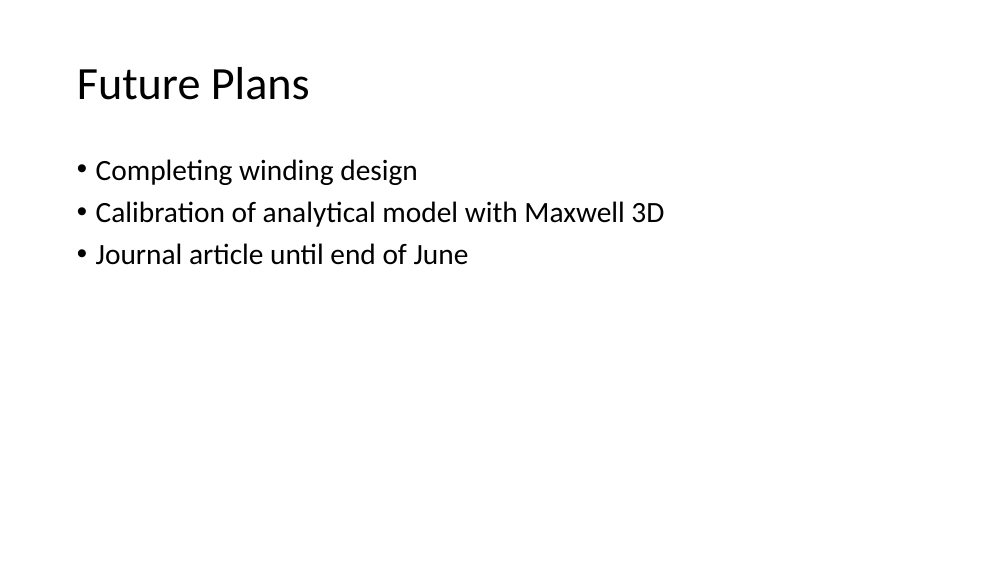
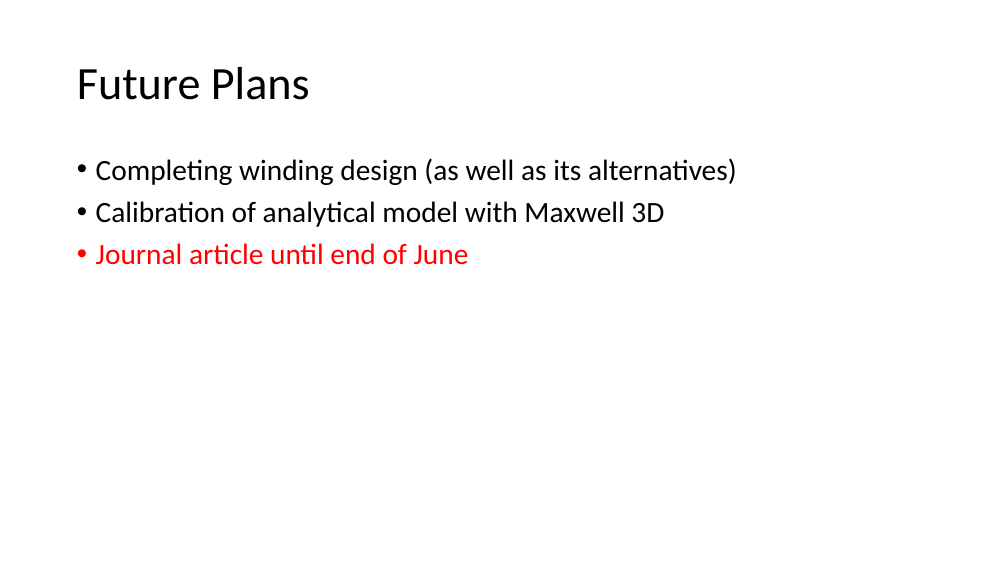
Before and after one commit to sametyakut/Studies, a slide deck: slide 20 of Presentations/Keysani_Sunum_Winding_Design_2023_03_08.pptx. Drawn at 1008x567 pixels with LibreOffice and Linux fonts; fonts in the diff are those of the drawing. Boxes give left, top, right and bottom in pixels: in the first picture for what was removed or moved away, otherwise in the second. Text is boxed around its words. In the diff, an @@ line names an element or a change of style, - is before the commit and + after.

Commit message:
minor changes

```diff
--- a/Presentations/Keysani_Sunum_Winding_Design_2023_03_08.pptx
+++ b/Presentations/Keysani_Sunum_Winding_Design_2023_03_08.pptx
@@ text at <box>96,158,737,185</box>: text changed @@
-• Completing winding design
+• Completing winding design (as well as its alternatives)
@@ text at <box>96,243,469,265</box>: text colour #000000 to #FF0000 in "Journal article until end of June" @@
```
Also in this commit, not shown: 2 other slides changed.
